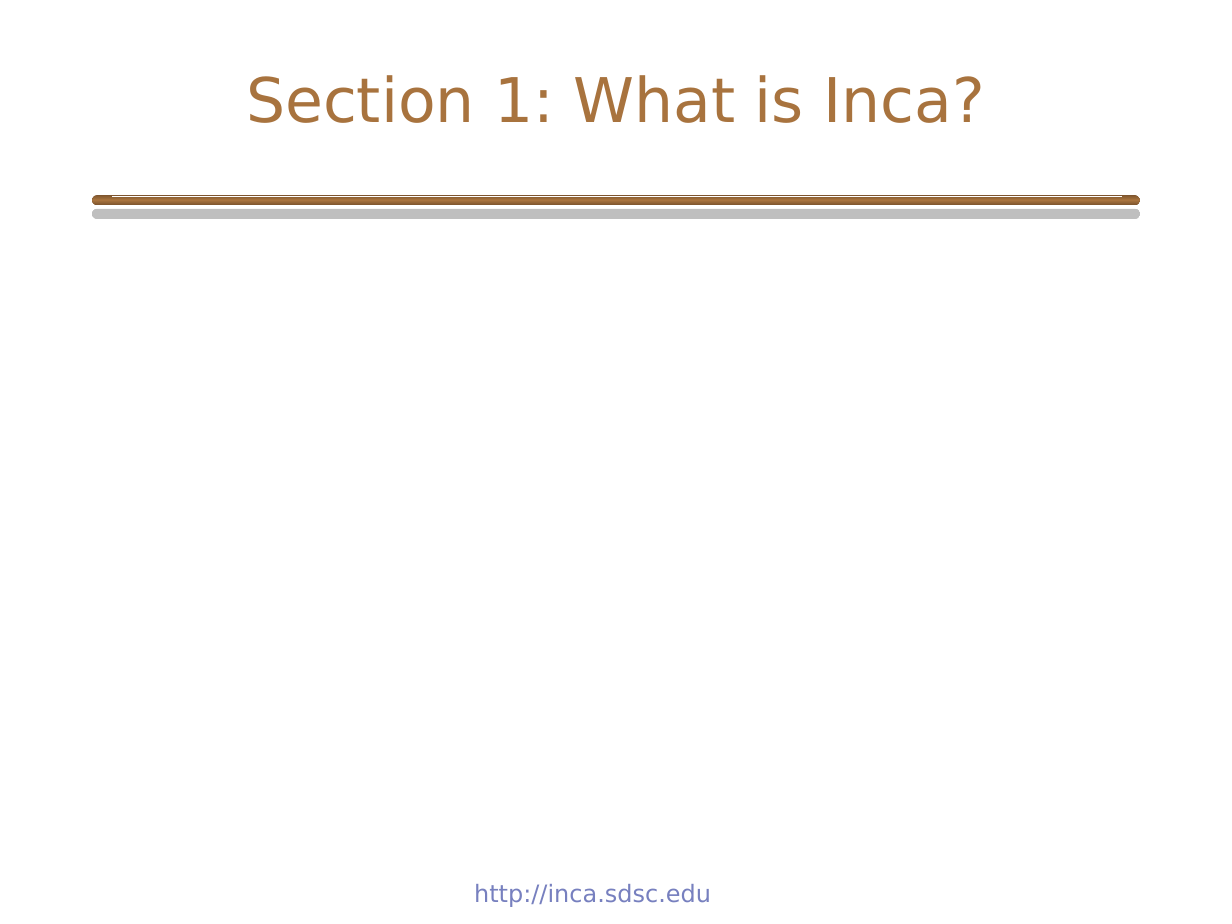
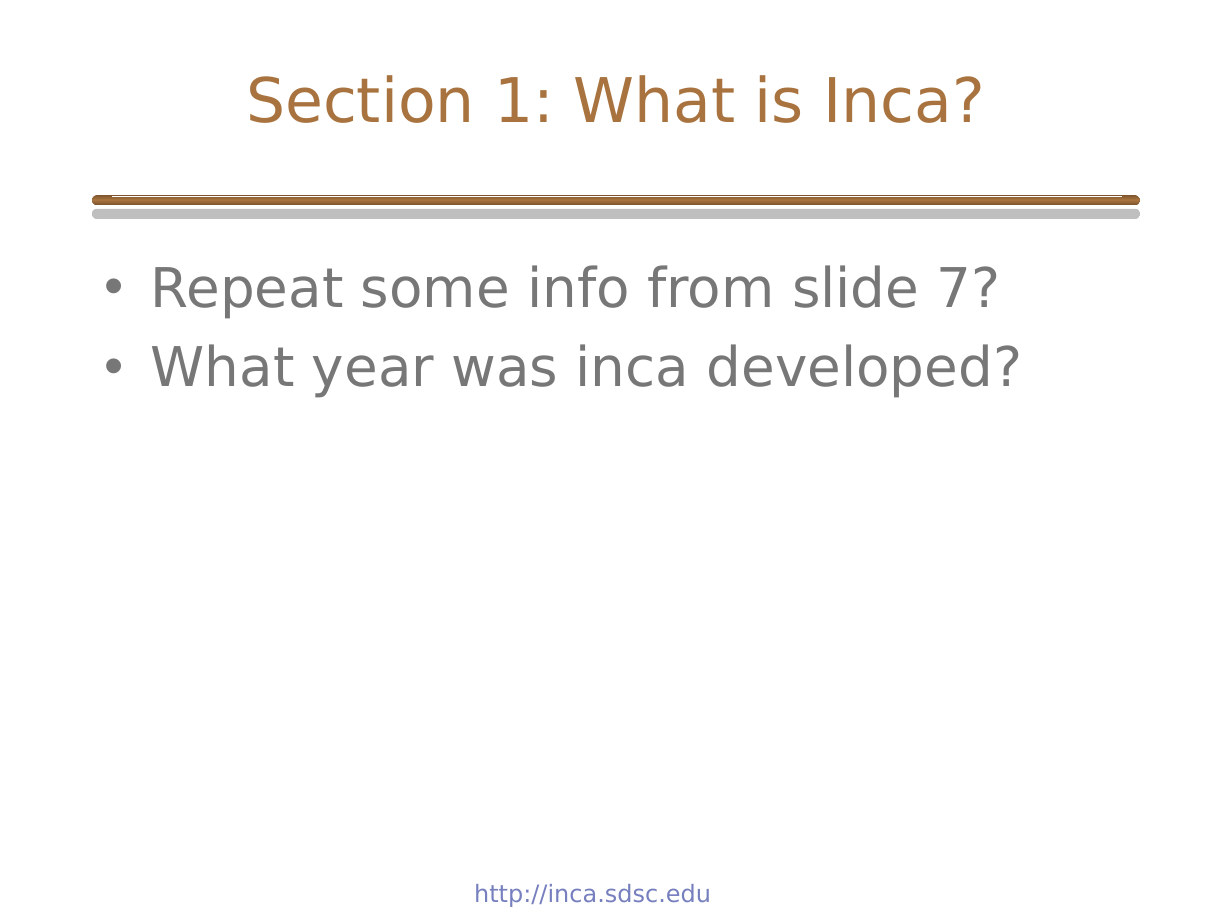
Before and after one commit to IncaProject/inca-xsede, a slide deck: slide 2 of talks/inca_sc05.ppt. Drawn at 1232x924 pixels with LibreOffice and Linux fonts; fonts in the diff are those of the drawing; background and template pictures are left out. Boxes give left, top, right and bottom in pixels: in the first picture for what was removed or moved away, otherwise in the second. Text is boxed around its words. In the diff, an @@ line names an element or a change of style, - is before the commit and + after.

Commit message:
added monalisa info, small edits and rearranging slides

```diff
--- a/talks/inca_sc05.ppt
+++ b/talks/inca_sc05.ppt
@@ text added at <box>151,265,1022,398</box>, 32 pt, text #777777 @@
+• Repeat some info from slide 7?
+• What year was inca developed?
```
Also in this commit, not shown: 11 other slides changed, 2 slides added.
